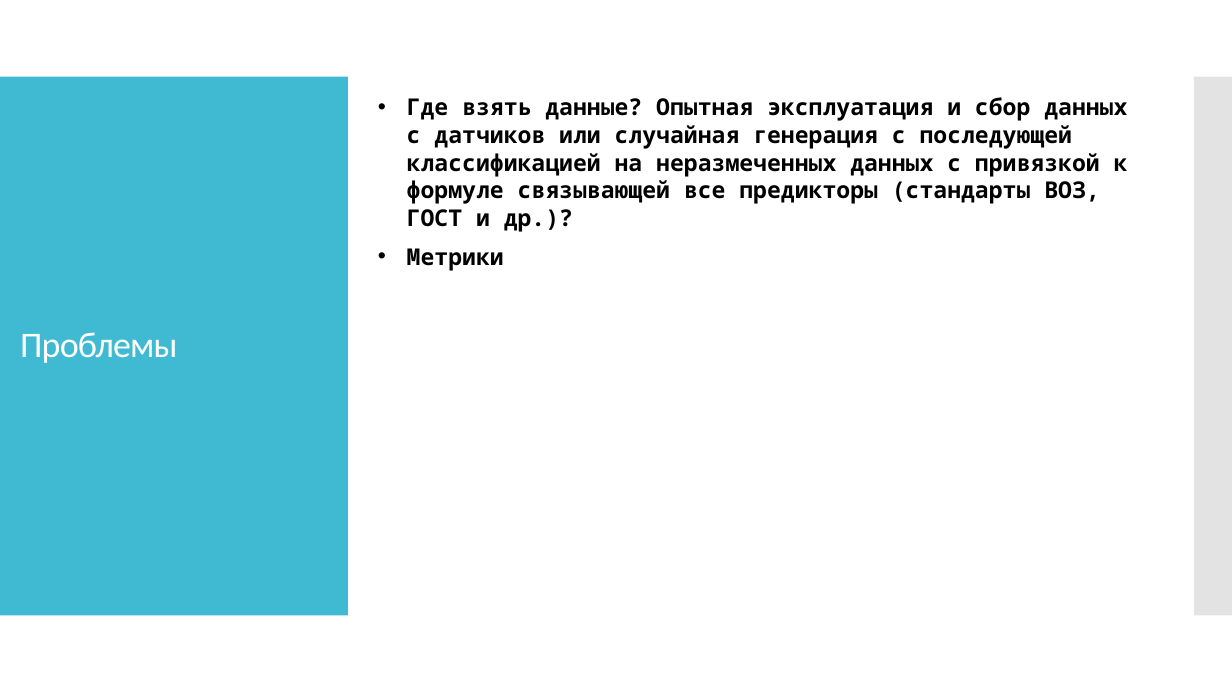
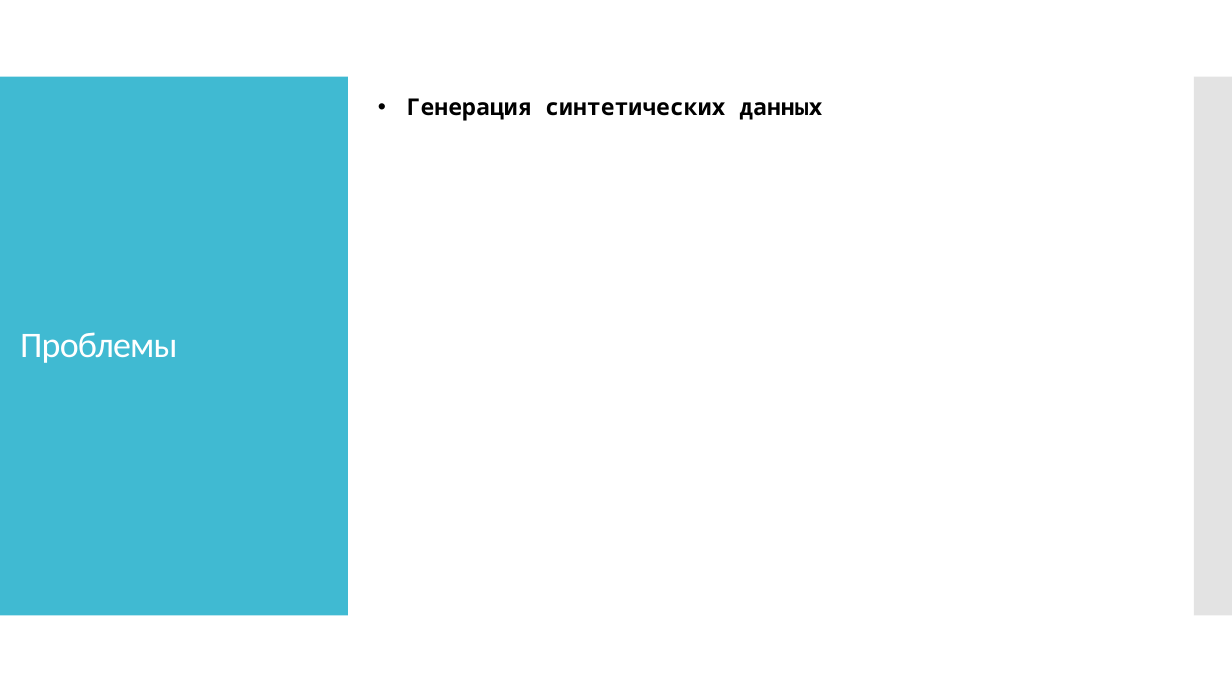
Before and after one commit to IlyyaNeustroev/airQuality, a slide deck: slide 19 of Презентация/АэроМонитор.pptx. Drawn at 1232x693 pixels with LibreOffice and Linux fonts; fonts in the diff are those of the drawing. Boxes give left, top, right and bottom in pixels: in the first picture for what was removed or moved away, otherwise in the second. Text is boxed around its words. In the diff, an @@ line names an element or a change of style, - is before the commit and + after.

```diff
--- a/Презентация/АэроМонитор.pptx
+++ b/Презентация/АэроМонитор.pptx
@@ text at box(407, 98, 822, 121): text changed @@
-• Где взять данные? Опытная эксплуатация и сбор данных с датчиков или случайная генерация с последующей классификацией на неразмеченных данных с привязкой к формуле связывающей все предикторы (стандарты ВОЗ, ГОСТ и др.)?
+• Генерация синтетических данных
@@ text removed at box(407, 248, 504, 270) @@
-• Метрики
```
Also in this commit, not shown: 3 other slides changed, 1 other file.
